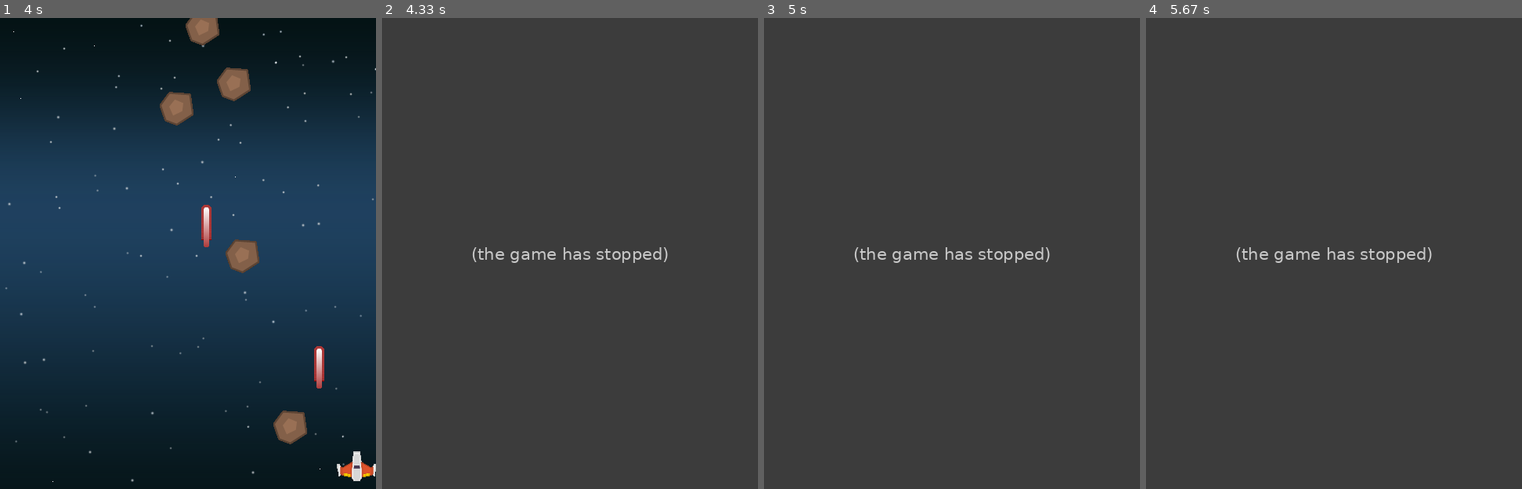
Above: before the commit, frames 1-4 (left to right).
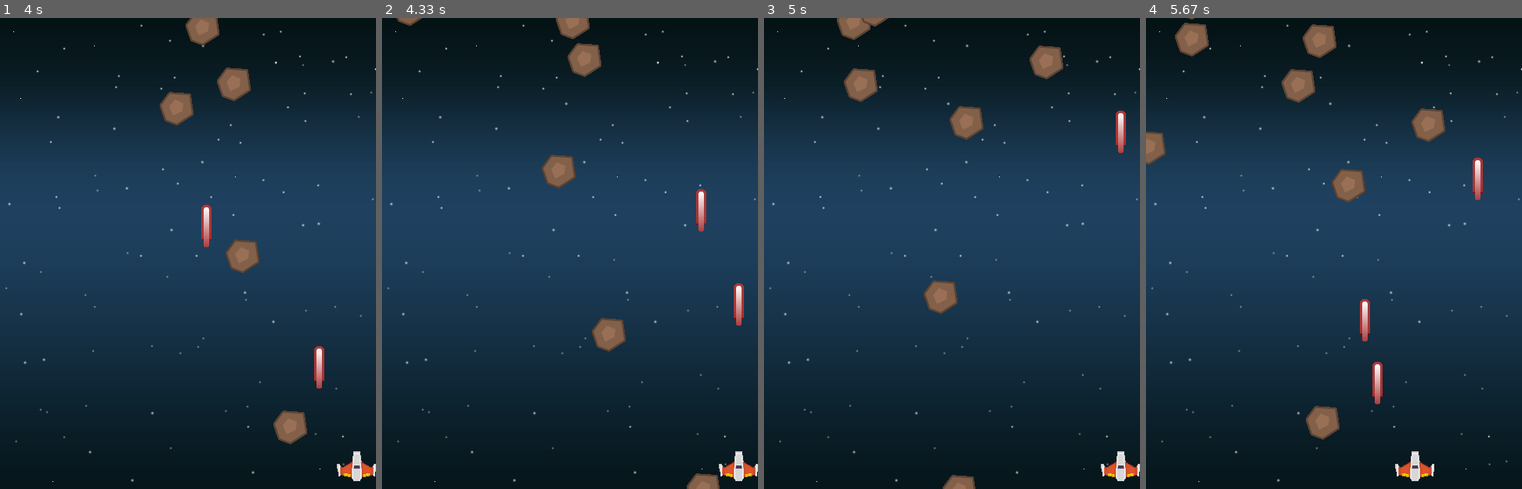
Above: after the commit, the same moments.

Repository: SimonovaU/pygame_inspo
Game: pygame game, started from shmup.py
Two runs of this game, one before a commit and one after it. Both use one fixed random seed, a clock stepped at 60 frames per second and the inputs below.
Inputs:
- Up to frame 1 (4 s): hold Right 0.33-0.8 s; hold Right 0.83-1.3 s; tap Space at 0.9, 1.2, 1.97, 2.27, 2.4, 2.7, 3.07, 3.37, 3.57, 3.87 s; hold Left 1.9-2.3 s; hold Right 2.33-2.97 s; hold Left 3-3.47 s; hold Right 3.5-3.97 s
- Up to frame 2 (4.33 s): hold Right from 4 s (still down); tap Space at 4.07 s
- Up to frame 3 (5 s): tap Space at 4.37 s; release Right at 4.47 s
- Up to frame 4 (5.67 s): hold Left 5.07-5.47 s; tap Space at 5.13, 5.43, 5.57 s; hold Right from 5.5 s (still down)

Frame 1 is identical in both runs. In frame 2, 100% of the frame differs, in the area x 0-100%, y 0-100%; in frame 3, 100%; in frame 4, 100%.
Before the commit the program exited at 4.32 s; later frames show no game.

Commit message:
collisions modified

Diff:
--- a/shmup.py
+++ b/shmup.py
@@ -23,6 +23,8 @@
         self.image = pygame.transform.scale(player_img, (50, 38))
         self.image.set_colorkey(BLACK)
         self.rect = self.image.get_rect()
+        self.radius = 20
+        # pygame.draw.circle(self.image, RED, self.rect.center, self.radius)
         self.rect.centerx = WIDTH / 2
         self.rect.bottom = HEIGHT - 10
         self.speedx = 0
@@ -53,6 +55,8 @@
         self.image = meteor_img
         self.image.set_colorkey(BLACK)
         self.rect = self.image.get_rect()
+        self.radius = int(self.rect.width * .85 / 2)
+        # pygame.draw.circle(self.image, RED, self.rect.center, self.radius)
         self.rect.x = random.randrange(WIDTH - self.rect.width)
         self.rect.y = random.randrange(-100, -40)
         self.speedy = random.randrange(1, 8)
@@ -132,7 +136,7 @@
     all_sprites.update()
 
     # Проверка, не ударил ли моб игрока
-    hits = pygame.sprite.spritecollide(player, mobs, False)
+    hits = pygame.sprite.spritecollide(player, mobs, False, pygame.sprite.collide_circle)
     if hits:
         running = False
 
